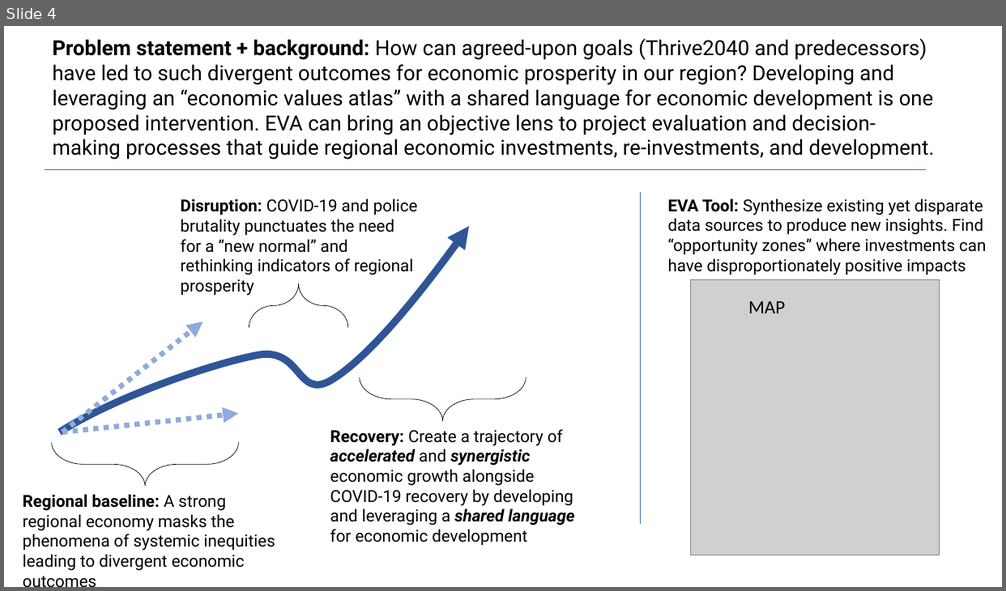
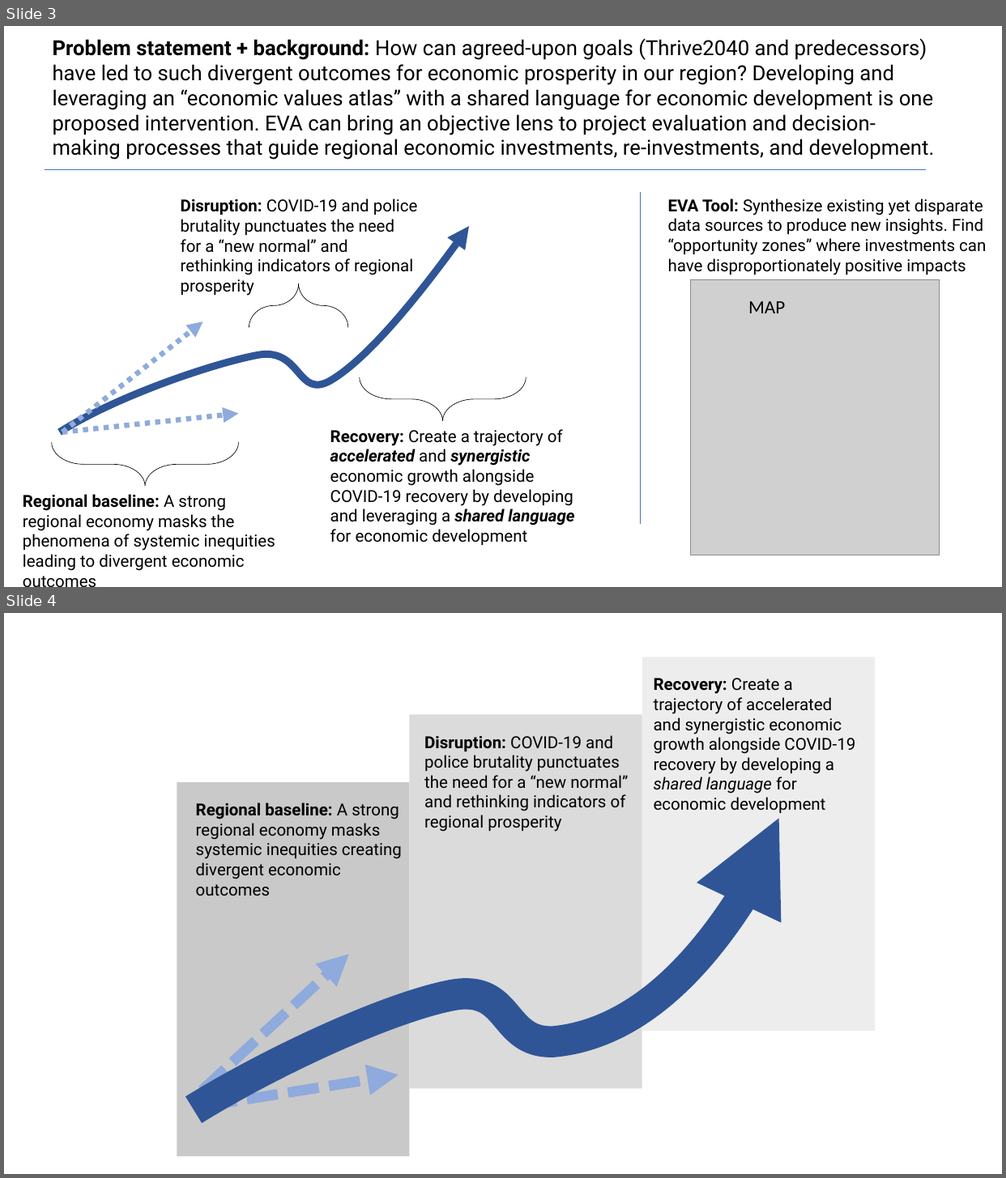
Before and after one commit to Metropolitan-Council/economic-values-atlas, a slide deck: supporting info/MetCValues.pptx. Shown one above the other, each under a label of ours: slide 4 before the commit, slides 3 and 4 after it. The pictures are 1006x591 and 1006x1178 pixels, drawn with LibreOffice and Linux fonts; fonts in the diff are those of the drawing; grey boxes stand for pictures. Boxes give left, top, right and bottom in pixels: in the first picture for what was removed or moved away, otherwise in the second. Text is boxed around its words. In the diff, an @@ line names an element or a change of style, - is before the commit and + after.

```diff
--- a/supporting info/MetCValues.pptx
+++ b/supporting info/MetCValues.pptx
@@ slide 4 added at (x1=4, y1=613, x2=1002, y2=1174), background #FFFFFF @@
@@ rectangle added at (x1=642, y1=658, x2=876, y2=1032), fill #EDEDED @@
@@ text added at (x1=654, y1=678, x2=855, y2=814), 16 pt, text #000000 @@
+Recovery: Create a trajectory of accelerated and synergistic economic growth alongside COVID-19 recovery by developing a shared language for economic development
@@ rectangle added at (x1=410, y1=715, x2=642, y2=1089), fill #DBDBDB @@
@@ text added at (x1=424, y1=735, x2=628, y2=832), 16 pt, text #000000 @@
+Disruption: COVID-19 and police brutality punctuates the need for a “new normal” and rethinking indicators of regional prosperity
@@ rectangle added at (x1=177, y1=782, x2=410, y2=1157), fill #C9C9C9 @@
@@ text added at (x1=196, y1=803, x2=402, y2=896), 16 pt, text #000000 @@
+Regional baseline: A strong regional economy masks systemic inequities creating divergent economic outcomes
@@ freeform shape added at (x1=194, y1=818, x2=779, y2=1110), outline #2F5597 30 pt @@
@@ freeform shape added at (x1=194, y1=954, x2=358, y2=1091), outline #8FAADC 10 pt dashed @@
@@ freeform shape added at (x1=206, y1=1075, x2=398, y2=1105), outline #8FAADC 10 pt dashed @@
@@ what was slide 4 is now slide 3 @@
```
Also in this commit, not shown: 3 slides removed, 13 other files.
